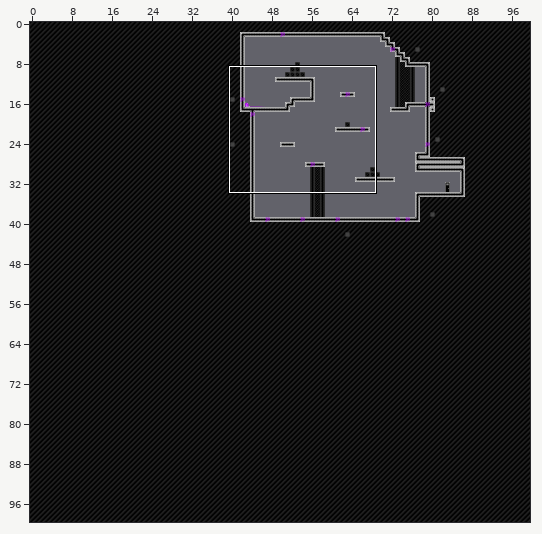
An edit to a level. Tiled map (JSON), assets/levels/level3.json. The first picture is a wide view before the edit; the outline marks the close-up.
Close-up. Old version:
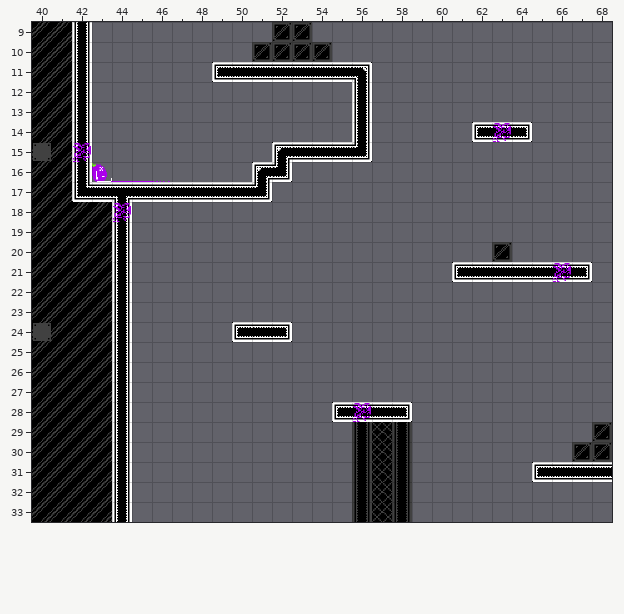
Cells are 32x32 px. Shown: x 40..68, y 9..33. The commit also changed other parts of the map, which this record leaves out.
The result:
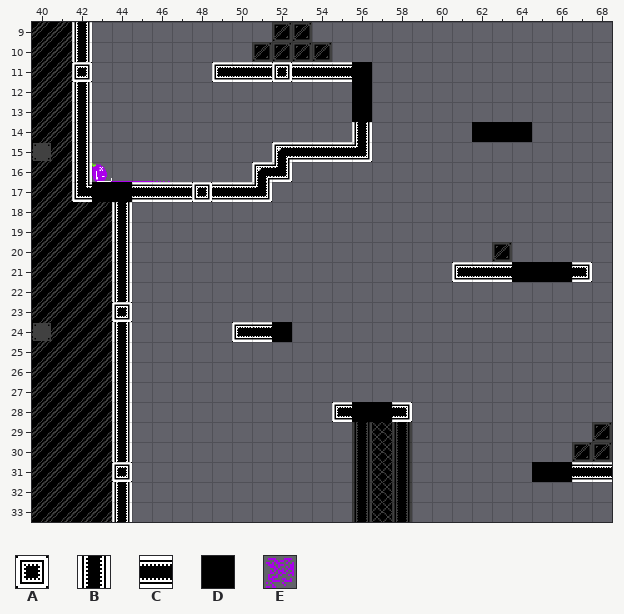
Key: from "tilemap": A 11, B 28, C 36, D 40, E 41.
_ is an empty cell.
From old to new:
Layer "Tile Layer 1":
The author changed tile B to tile A in row 11 at x 42; in row 23 at x 44; in row 31 at x 44.
The author changed tile C to tile A in row 11 at x 52; in row 17 at x 48.
Layer "Tile Layer 2":
The author changed tile E to tile D in row 14 at x 63; in row 21 at x 66; in row 28 at x 56.
Tile D now appears in rows 11 to 13 at x 56; in row 14 at x 62 and 64; in row 17 at x 43 to 44; in row 21 at x 64 to 65; in row 24 at x 52; in row 28 at x 57.
Tile D now appears in row 31 at x 65 to 66.
The edit erases tile E in row 15 at x 42; in row 18 at x 44.
